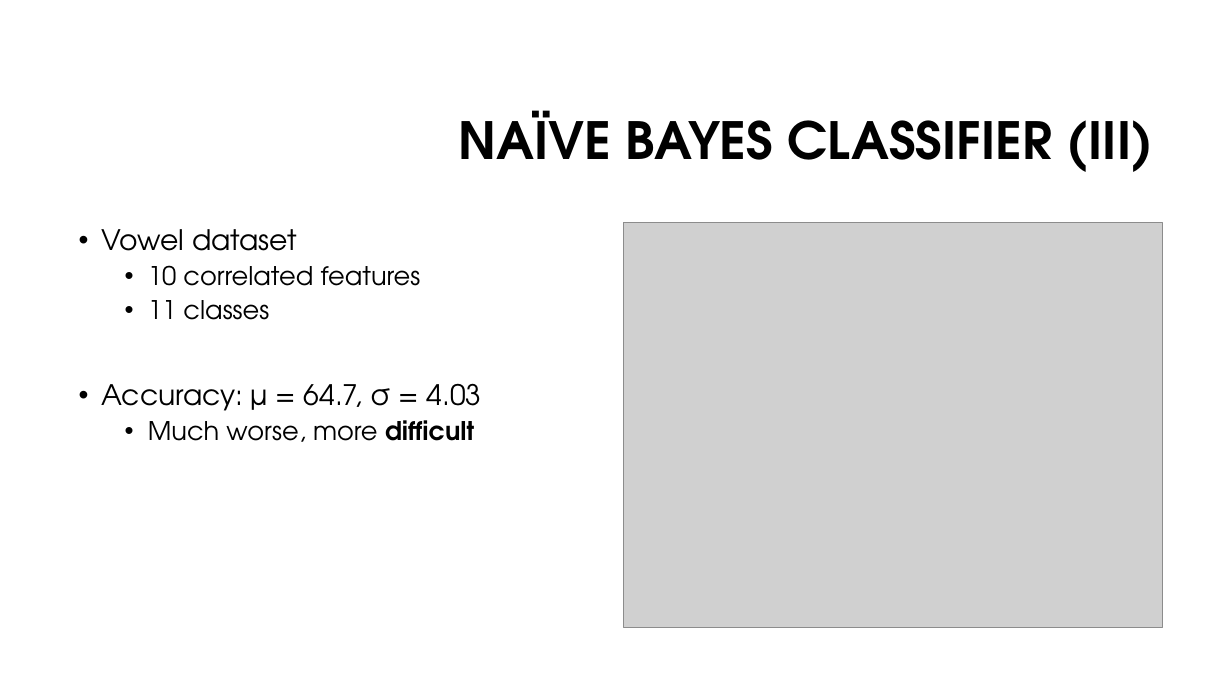
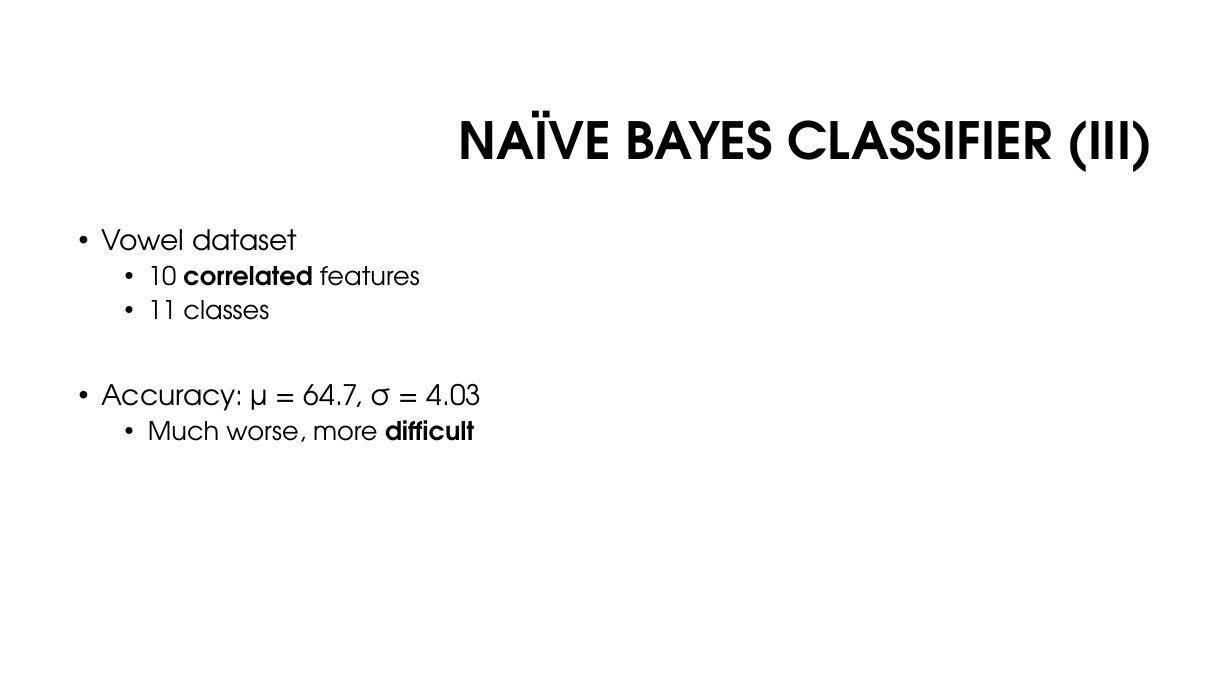
Before and after one commit to franco-ruggeri/ML, a slide deck: slide 4 of Lab 3/Lab 3 - presentation.pptx. Drawn at 1232x693 pixels with LibreOffice and Linux fonts; fonts in the diff are those of the drawing; grey boxes stand for pictures; background and template pictures are left out. Boxes give left, top, right and bottom in pixels: in the first picture for what was removed or moved away, otherwise in the second. Text is boxed around its words. In the diff, an @@ line names an element or a change of style, - is before the commit and + after.

```diff
--- a/Lab 3/Lab 3 - presentation.pptx
+++ b/Lab 3/Lab 3 - presentation.pptx
@@ picture removed at (x1=624, y1=223, x2=1163, y2=628) @@
@@ text at (x1=148, y1=265, x2=420, y2=286): bold on in "correlated" @@
```
Also in this commit, not shown: 3 other slides changed, 1 slide added, 1 slide removed, 1 other file.
